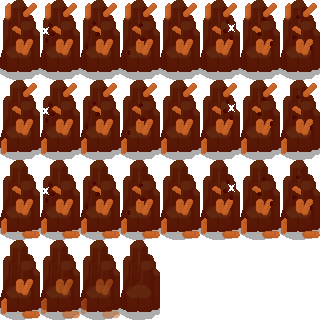
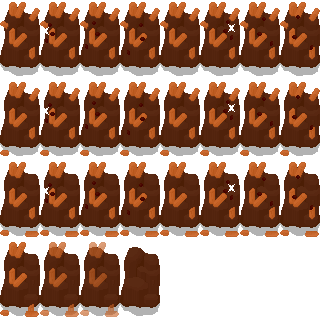
Comparing the layer stacks of the two (320, 320) images. Changes:
hid "hit 01" over [42,15,313,215]
hid "topaz" over [1,3,320,319]
hid "rock 01", painted on it over [0,0,320,320]
added group "rock2" with 3 layers over [0,2,320,318]
added layer "hit 02" in group "rock2" over [42,15,313,215]
added layer "topaz 02" in group "rock2" over [0,2,320,318]
added layer "rock 02" in group "rock2" over [0,7,320,316]
